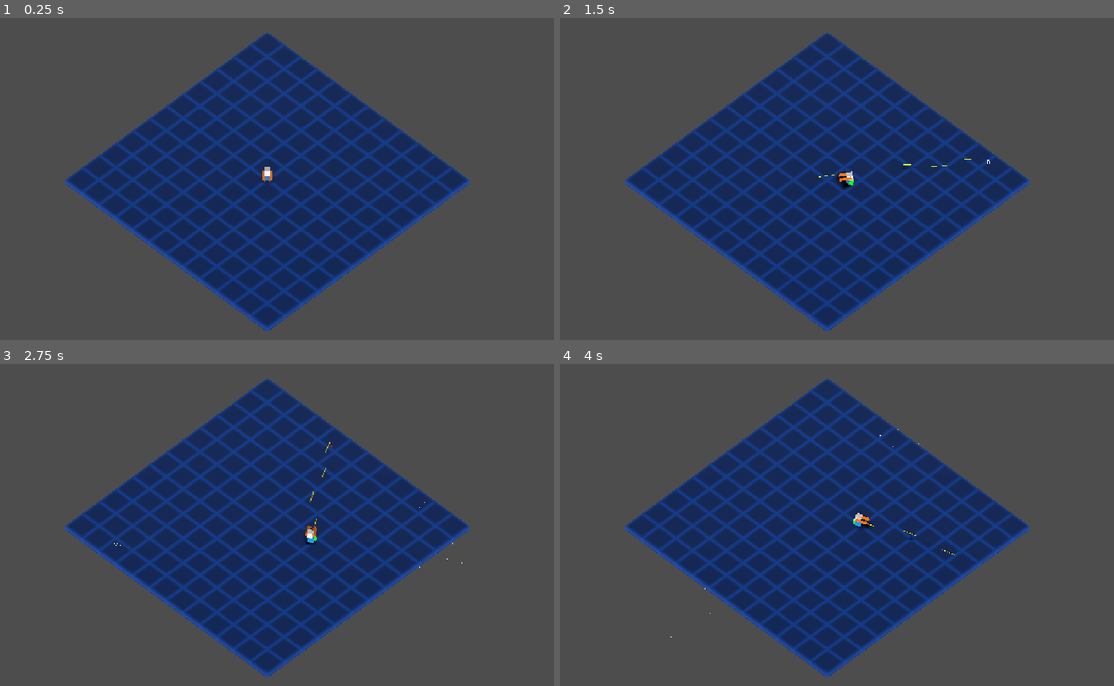
Above: before the commit, frames 1-4 (two rows, left to right).
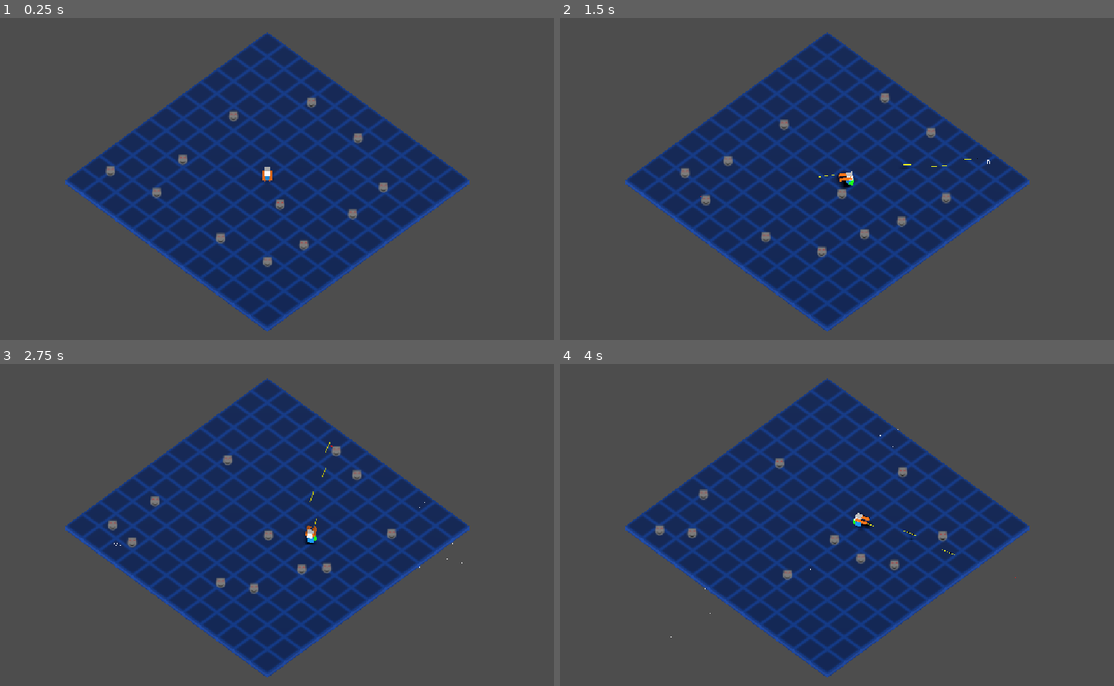
Above: after the commit, the same moments.

Repository: Gamkedo/terminus-2k28
Game: Godot game, scene res://Scenes - Levels/TestArea.tscn
The game is run twice, just before and just after one commit, with the same random seed, the same clock (stepped at 60 frames per second) and the same inputs.
Inputs (mouse positions are in pixels of both pictures, inside the frame that each line leads up to):
- Up to frame 1 (0.25 s): no input
- Up to frame 2 (1.5 s): move the mouse to (953, 162) at 0.52 s; press the mouse at (953, 162) at 0.53 s; hold D (walk_right) 0.53-1.28 s; move the mouse to (715, 195) at 1.27 s; release the mouse at (715, 195) at 1.28 s; hold S (walk_down) from 1.28 s (still down); click (715, 195) at 1.35 s
- Up to frame 3 (2.75 s): move the mouse to (326, 454) at 2.02 s; release S (walk_down) at 2.03 s; press the mouse at (326, 454) at 2.03 s; hold D (walk_right) from 2.03 s (still down)
- Up to frame 4 (4 s): move the mouse to (798, 589) at 2.77 s; release D (walk_right) at 2.78 s; release the mouse at (798, 589) at 2.78 s; hold W (walk_up) 2.78-3.53 s; click (798, 589) at 2.85 s; move the mouse to (997, 573) at 3.52 s; press the mouse at (997, 573) at 3.53 s; hold A (walk_left) from 3.53 s (still down)

The runs differ from the first frame. In frame 1, 0.6% of the frame differs, in the area x 19-70%, y 24-78%; in frame 2, 0.6%, in the area x 21-71%, y 23-75%; in frame 3, 0.6%; in frame 4, 0.5%.

Commit message:
Simple wandering 2d billboard art enemy targets

Diff:
--- a/Scenes - Levels/TestArea.tscn
+++ b/Scenes - Levels/TestArea.tscn
@@ -2,6 +2,7 @@
 
 [ext_resource type="Texture2D" uid="uid://dv524cn03yptx" path="res://Textures/grid-square.png" id="1_5omp3"]
 [ext_resource type="PackedScene" uid="uid://eewdly8oh15j" path="res://Scenes - Objects/player.tscn" id="2_hwtxp"]
+[ext_resource type="PackedScene" uid="uid://mkhovd4r8qf5" path="res://Scenes - Objects/enemy_billboard_demo.tscn" id="3_xxns5"]
 
 [sub_resource type="BoxMesh" id="BoxMesh_y5qfa"]
 size = Vector3(48, 1, 48)
@@ -18,24 +19,64 @@
 
 [node name="Node3D" type="Node3D" unique_id=881090372]
 
-[node name="Ground" type="StaticBody3D" parent="." unique_id=313648461]
+[node name="Environment" type="Node3D" parent="." unique_id=1062489120]
 
-[node name="MeshInstance3D" type="MeshInstance3D" parent="Ground" unique_id=612605019]
+[node name="Ground" type="StaticBody3D" parent="Environment" unique_id=313648461]
+
+[node name="MeshInstance3D" type="MeshInstance3D" parent="Environment/Ground" unique_id=612605019]
 transform = Transform3D(1, 0, 0, 0, 1, 0, 0, 0, 1, 0, -1, 0)
 mesh = SubResource("BoxMesh_y5qfa")
 surface_material_override/0 = SubResource("StandardMaterial3D_4flbx")
 
-[node name="CollisionShape3D" type="CollisionShape3D" parent="Ground" unique_id=576058120]
+[node name="CollisionShape3D" type="CollisionShape3D" parent="Environment/Ground" unique_id=576058120]
 transform = Transform3D(1, 0, 0, 0, 1, 0, 0, 0, 1, 0, -1, 0)
 shape = SubResource("BoxShape3D_7tbbo")
+
+[node name="Sun" type="DirectionalLight3D" parent="Environment" unique_id=685437435]
+transform = Transform3D(0.73278594, -0.32673866, 0.59688085, 5.3732524e-08, 0.8771734, 0.48017368, -0.6804593, -0.35186443, 0.64278036, 23.942041, 17.40335, 0)
+shadow_enabled = true
 
 [node name="Camera3D" type="Camera3D" parent="." unique_id=1314461]
 transform = Transform3D(0.7071068, -0.5196631, 0.47953132, 0, 0.67815965, 0.73491466, -0.7071068, -0.5196631, 0.47953132, 45, 68.70383, 45)
 projection = 1
 size = 54.271
 
-[node name="Sun" type="DirectionalLight3D" parent="." unique_id=685437435]
-transform = Transform3D(0.7327859, -0.32673866, 0.5968808, 5.373252e-08, 0.87717354, 0.48017377, -0.68045926, -0.3518645, 0.6427803, 23.942041, 17.40335, 0)
-shadow_enabled = true
+[node name="Player" parent="." unique_id=935553468 instance=ExtResource("2_hwtxp")]
 
-[node name="Player" parent="." unique_id=935553468 instance=ExtResource("2_hwtxp")]
+[node name="Starter Enemies" type="Node3D" parent="." unique_id=849493121]
+
+[node name="EnemyBillboardDemo" parent="Starter Enemies" unique_id=533656628 instance=ExtResource("3_xxns5")]
+transform = Transform3D(1, 0, 0, 0, 1, 0, 0, 0, 1, 6.403198, 9.536743e-07, 3.4864492)
+
+[node name="EnemyBillboardDemo2" parent="Starter Enemies" unique_id=1143168955 instance=ExtResource("3_xxns5")]
+transform = Transform3D(1, 0, 0, 0, 1, 0, 0, 0, 1, -12.440838, 9.536743e-07, 6.9587107)
+
+[node name="EnemyBillboardDemo3" parent="Starter Enemies" unique_id=2033633055 instance=ExtResource("3_xxns5")]
+transform = Transform3D(1, 0, 0, 0, 1, 0, 0, 0, 1, 4.9172745, -9.536743e-07, 15.301399)
+
+[node name="EnemyBillboardDemo4" parent="Starter Enemies" unique_id=1289752100 instance=ExtResource("3_xxns5")]
+transform = Transform3D(1, 0, 0, 0, 1, 0, 0, 0, 1, 15.211811, -2.861023e-06, -12.294487)
+
+[node name="EnemyBillboardDemo5" parent="Starter Enemies" unique_id=1598419433 instance=ExtResource("3_xxns5")]
+transform = Transform3D(1, 0, 0, 0, 1, 0, 0, 0, 1, -6.8806324, -2.861023e-06, -16.729614)
+
+[node name="EnemyBillboardDemo6" parent="Starter Enemies" unique_id=1985142365 instance=ExtResource("3_xxns5")]
+transform = Transform3D(1, 0, 0, 0, 1, 0, 0, 0, 1, 15.815983, -2.861023e-06, 7.180624)
+
+[node name="EnemyBillboardDemo7" parent="Starter Enemies" unique_id=965458322 instance=ExtResource("3_xxns5")]
+transform = Transform3D(1, 0, 0, 0, 1, 0, 0, 0, 1, -10.458179, -2.861023e-06, 15.320854)
+
+[node name="EnemyBillboardDemo8" parent="Starter Enemies" unique_id=1112081925 instance=ExtResource("3_xxns5")]
+transform = Transform3D(1, 0, 0, 0, 1, 0, 0, 0, 1, -13.814526, -2.861023e-06, -6.218025)
+
+[node name="EnemyBillboardDemo9" parent="Starter Enemies" unique_id=1636435018 instance=ExtResource("3_xxns5")]
+transform = Transform3D(1, 0, 0, 0, 1, 0, 0, 0, 1, 4.494129, -2.861023e-06, -16.484482)
+
+[node name="EnemyBillboardDemo10" parent="Starter Enemies" unique_id=832234094 instance=ExtResource("3_xxns5")]
+transform = Transform3D(1, 0, 0, 0, 1, 0, 0, 0, 1, 16.33947, -2.861023e-06, -4.486294)
+
+[node name="EnemyBillboardDemo11" parent="Starter Enemies" unique_id=1846461039 instance=ExtResource("3_xxns5")]
+transform = Transform3D(1, 0, 0, 0, 1, 0, 0, 0, 1, 14.358456, -2.861023e-06, 14.029776)
+
+[node name="EnemyBillboardDemo12" parent="Starter Enemies" unique_id=2083695233 instance=ExtResource("3_xxns5")]
+transform = Transform3D(1, 0, 0, 0, 1, 0, 0, 0, 1, -19.896255, -2.861023e-06, 18.104025)
--- a/Scenes - Levels/laser_bolt.gd
+++ /dev/null
@@ -1,18 +0,0 @@
-extends Area3D
-
-const SPEED = 30.0
-
-const LASER_HIT_TSCN = preload("res://Scenes - Objects/laser_hit.tscn")
-
-func _ready():
-	body_entered.connect(_on_body_entered)
-	get_tree().create_timer(5.0).timeout.connect(queue_free) # remove after 5 sec (long out of bounds)
-
-func _physics_process(delta):
-	global_position += -global_basis.z * SPEED * delta
-
-func _on_body_entered(body):
-	var hit_effect = LASER_HIT_TSCN.instantiate()
-	get_tree().current_scene.add_child(hit_effect)
-	hit_effect.global_position = global_position
-	queue_free()
--- /dev/null
+++ b/Scenes - Objects/enemy_billboard_demo.tscn
@@ -0,0 +1,33 @@
+[gd_scene format=3 uid="uid://mkhovd4r8qf5"]
+
+[ext_resource type="Script" uid="uid://bsu3opfror6hn" path="res://Scripts/enemy_billboard_demo.gd" id="1_pycf4"]
+[ext_resource type="Texture2D" uid="uid://dt4bk4pj6l4dw" path="res://Sprites/enemy-billboard-demo.png" id="2_5kkw8"]
+
+[sub_resource type="QuadMesh" id="QuadMesh_7tbbo"]
+size = Vector2(2, 2)
+
+[sub_resource type="StandardMaterial3D" id="StandardMaterial3D_qx3u3"]
+transparency = 1
+shading_mode = 0
+albedo_texture = ExtResource("2_5kkw8")
+billboard_mode = 1
+
+[sub_resource type="CylinderShape3D" id="CylinderShape3D_7tbbo"]
+height = 1.7001953
+radius = 0.85791016
+
+[node name="EnemyBillboardDemo" type="Node3D" unique_id=533656628 groups=["enemy"]]
+script = ExtResource("1_pycf4")
+
+[node name="MeshInstance3D" type="MeshInstance3D" parent="." unique_id=290637688]
+transform = Transform3D(1, 0, 0, 0, 1, 0, 0, 0, 1, 0, 0.4376731, 0)
+mesh = SubResource("QuadMesh_7tbbo")
+surface_material_override/0 = SubResource("StandardMaterial3D_qx3u3")
+
+[node name="Area3D" type="Area3D" parent="." unique_id=1926181443]
+collision_layer = 2
+collision_mask = 4
+
+[node name="CollisionShape3D" type="CollisionShape3D" parent="Area3D" unique_id=119700671]
+transform = Transform3D(1, 0, 0, 0, 1, 0, 0, 0, 1, 0, 0.39013672, 0)
+shape = SubResource("CylinderShape3D_7tbbo")
--- a/Scenes - Objects/laser_bolt.tscn
+++ b/Scenes - Objects/laser_bolt.tscn
@@ -1,6 +1,6 @@
 [gd_scene format=3 uid="uid://cblqj4rysl46l"]
 
-[ext_resource type="Script" uid="uid://cm2j6bvbieeve" path="res://Scenes - Levels/laser_bolt.gd" id="1_p5fsa"]
+[ext_resource type="Script" uid="uid://cm2j6bvbieeve" path="res://Scripts/laser_bolt.gd" id="1_p5fsa"]
 
 [sub_resource type="BoxMesh" id="BoxMesh_7tbbo"]
 size = Vector3(1, 1, 3.717163)
@@ -12,6 +12,8 @@
 size = Vector3(0.41448975, 0.19262695, 2.0805664)
 
 [node name="LaserBolt" type="Area3D" unique_id=1970496457]
+collision_layer = 4
+collision_mask = 3
 script = ExtResource("1_p5fsa")
 
 [node name="MeshInstance3D" type="MeshInstance3D" parent="." unique_id=471367228]
--- /dev/null
+++ b/Scripts/enemy_billboard_demo.gd
@@ -0,0 +1,22 @@
+extends Node3D
+
+var speed := 2.0
+var drift_time := 1.5
+
+var direction := Vector3.ZERO
+var time_left := 0.0
+
+func _ready():
+	pick_new_direction()
+
+func _process(delta):
+	time_left -= delta
+	if time_left <= 0:
+		pick_new_direction()
+	global_position += direction * speed * delta
+
+func pick_new_direction():
+	var angle = randf_range(0.0, 2.0*PI)
+	var dir := Vector2.from_angle(angle)
+	direction = Vector3(dir.x, 0, dir.y)
+	time_left = drift_time
--- /dev/null
+++ b/Scripts/laser_bolt.gd
@@ -0,0 +1,29 @@
+extends Area3D
+
+const SPEED := 30.0
+
+const LASER_HIT_TSCN := preload("res://Scenes - Objects/laser_hit.tscn")
+
+func _ready():
+	body_entered.connect(_on_body_entered)
+	area_entered.connect(_on_area_entered)
+	get_tree().create_timer(5.0).timeout.connect(queue_free) # remove after 5 sec (long out of bounds)
+
+func _physics_process(delta):
+	global_position += -global_basis.z * SPEED * delta
+
+func _on_area_entered(area):
+	# print(area.name)
+	if area.get_parent().is_in_group("enemy"):
+		area.get_parent().queue_free()
+		explode_and_remove()
+
+func _on_body_entered(body):
+	# print(body.name)
+	explode_and_remove()
+
+func explode_and_remove():
+	var hit_effect := LASER_HIT_TSCN.instantiate()
+	get_tree().current_scene.add_child(hit_effect)
+	hit_effect.global_position = global_position
+	queue_free()
--- a/Scripts/particle_remove.gd
+++ b/Scripts/particle_remove.gd
@@ -1,6 +1,6 @@
 extends Node3D
 
-@onready var child_particle = $GPUParticles3D
+@onready var child_particle := $GPUParticles3D
 
 func _ready():
 	child_particle.finished.connect(queue_free)
--- a/Scripts/player.gd
+++ b/Scripts/player.gd
@@ -7,27 +7,27 @@
 # teammates newer to an engine to join since they can easily catch up on the gist
 
 # constants
-const SPEED = 5.0
-const FIRE_RATE = 0.2
+const SPEED := 5.0
+const FIRE_RATE := 0.2
 
 # internal variables
-var last_direction = Vector3.FORWARD
-var reload_time = 0
-var alternate_cannon_left = true
+var last_direction := Vector3.FORWARD
+var reload_time := 0.0
+var alternate_cannon_left := true
 
 # exposed/tunable variables
-@export var rotation_speed = 2
+@export var rotation_speed := 2
 
 # external references
-@onready var camera = get_viewport().get_camera_3d()
-const LASER_TSCN = preload("res://Scenes - Objects/laser_bolt.tscn")
+@onready var camera := get_viewport().get_camera_3d()
+const LASER_TSCN := preload("res://Scenes - Objects/laser_bolt.tscn")
 
 # internal references
-@onready var legs = $Legs
-@onready var turret = $Turret
-@onready var muzzleA = $Turret/CannonA/FireFromA
-@onready var muzzleB = $Turret/CannonB/FireFromB
-@onready var aim_dot = $AimDot
+@onready var legs := $Legs
+@onready var turret := $Turret
+@onready var muzzleA := $Turret/CannonA/FireFromA
+@onready var muzzleB := $Turret/CannonB/FireFromB
+@onready var aim_dot := $AimDot
 
 func _ready() -> void:
 	pass
@@ -42,7 +42,7 @@
 		fire()
 
 func fire():
-	var laser = LASER_TSCN.instantiate()
+	var laser := LASER_TSCN.instantiate()
 	get_tree().current_scene.add_child(laser)
 
 	if alternate_cannon_left:
@@ -54,19 +54,19 @@
 	alternate_cannon_left = !alternate_cannon_left
 
 func _physics_process(delta: float) -> void:
-	var input_dir = Input.get_vector("walk_left", "walk_right", "walk_up", "walk_down")
+	var input_dir := Input.get_vector("walk_left", "walk_right", "walk_up", "walk_down")
 
 	# negative z since that's forward for godot
-	var cam_forward = -camera.global_basis.z
+	var cam_forward := -camera.global_basis.z
 	cam_forward.y = 0
 	cam_forward = cam_forward.normalized()
 
-	var cam_right = camera.global_basis.x
+	var cam_right := camera.global_basis.x
 	cam_right.y = 0
 	cam_right = cam_right.normalized()
 
 	# reminder we're subtracting cam_forward due the negative direction for godot up/down inputs
-	var direction = (cam_right * input_dir.x - cam_forward * input_dir.y).normalized()
+	var direction := (cam_right * input_dir.x - cam_forward * input_dir.y).normalized()
 
 	if direction:
 		last_direction = direction
@@ -81,11 +81,11 @@
 	move_and_slide()
 
 func look_at_cursor():
-	var target_plane_mouse = Plane(Vector3(0,1,0), position.y)
-	var ray_length = 1000
-	var mouse_position = get_viewport().get_mouse_position()
-	var from = camera.project_ray_origin(mouse_position)
-	var to = from + camera.project_ray_normal(mouse_position) * ray_length
+	var target_plane_mouse := Plane(Vector3(0,1,0), position.y)
+	var ray_length := 1000
+	var mouse_position := get_viewport().get_mouse_position()
+	var from := camera.project_ray_origin(mouse_position)
+	var to := from + camera.project_ray_normal(mouse_position) * ray_length
 	var cursor_position_on_plane = target_plane_mouse.intersects_ray(from, to)
 	if cursor_position_on_plane:
 		aim_dot.global_position = cursor_position_on_plane
--- a/project.godot
+++ b/project.godot
@@ -19,6 +19,10 @@
 
 window/stretch/mode="canvas_items"
 window/stretch/aspect="expand"
+
+[global_group]
+
+enemy=""
 
 [input]
 
Not shown, added: Scripts/enemy_billboard_demo.gd.uid
Renamed: Scenes - Levels/laser_bolt.gd.uid -> Scripts/laser_bolt.gd.uid
Binary file added: Sprites/enemy-billboard-demo.png
Not shown, added: Sprites/enemy-billboard-demo.png.import
